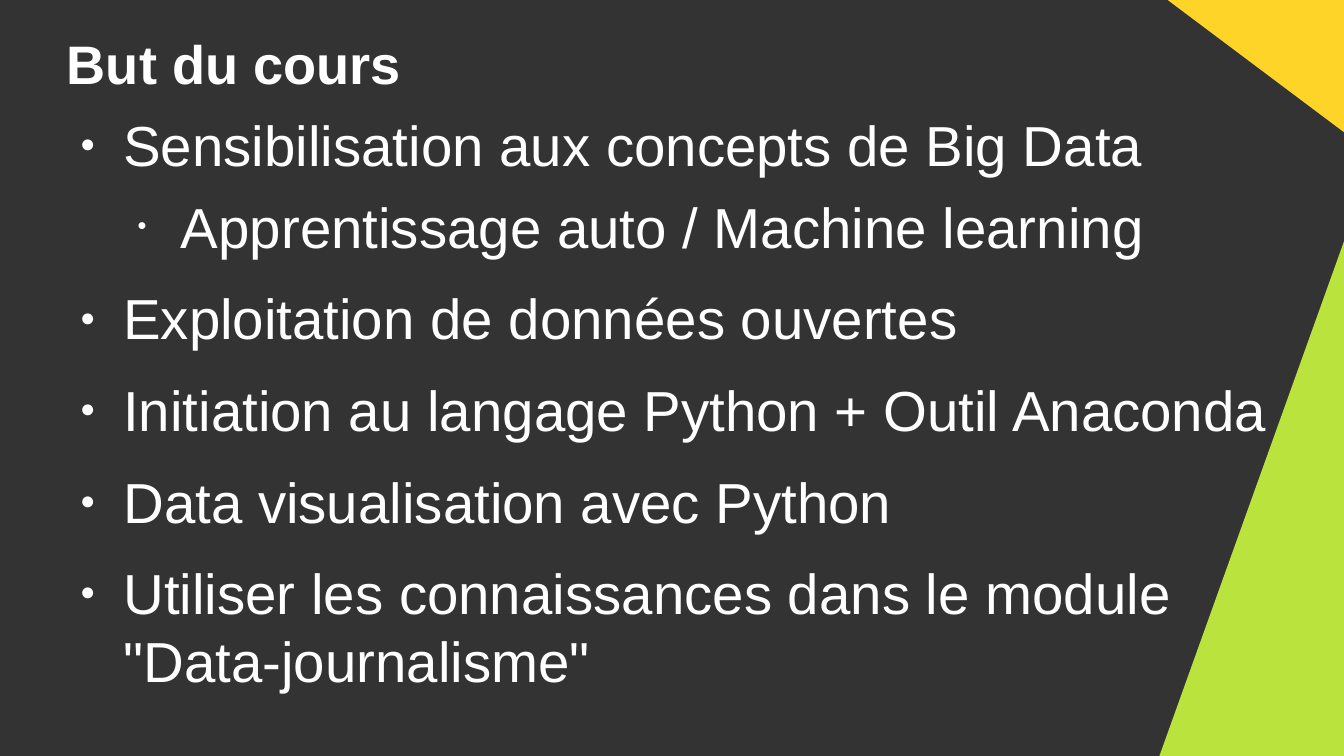
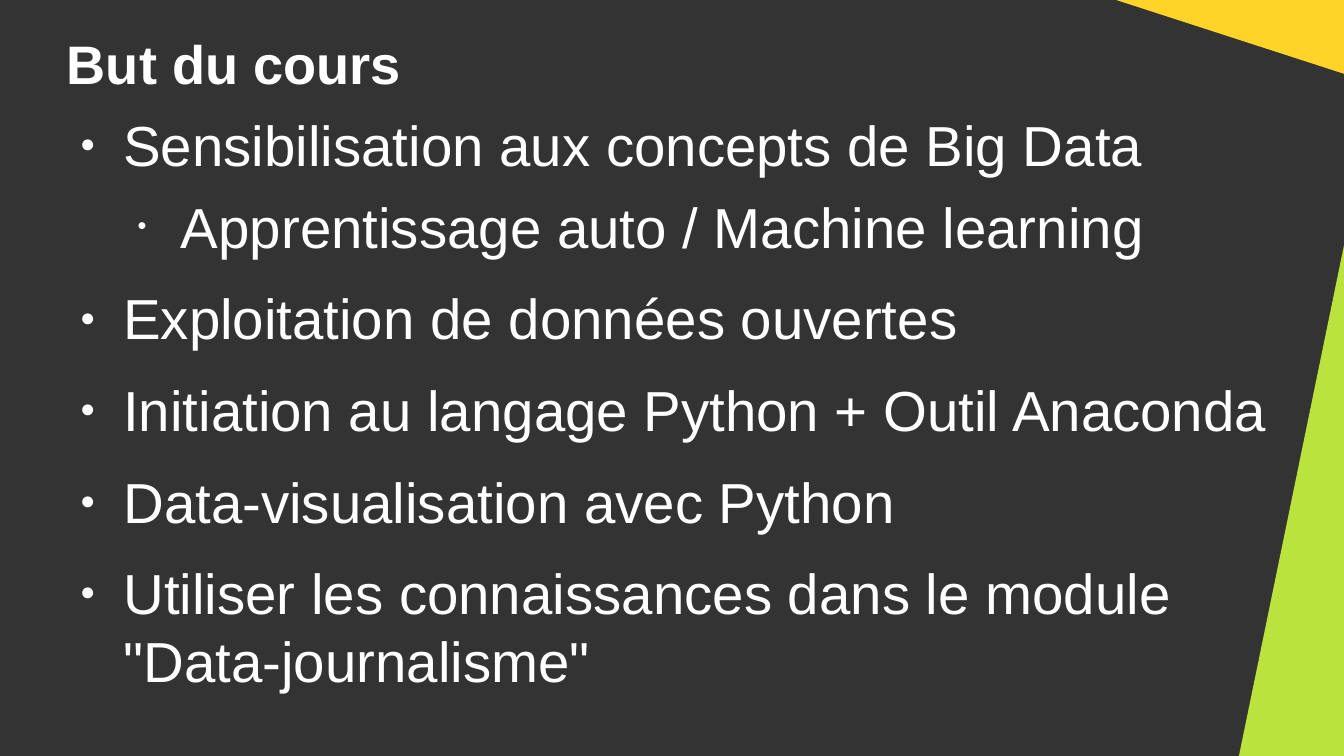
Before and after one commit to DanYellow/cours, a slide deck: slide 3 of big-data-s4/travaux-pratiques/numero-1/presentation.odp. Drawn at 1344x756 pixels with LibreOffice and Linux fonts; fonts in the diff are those of the drawing. Boxes give left, top, right and bottom in pixels: in the first picture for what was removed or moved away, otherwise in the second. Text is boxed around its words. In the diff, an @@ line names an element or a change of style, - is before the commit and + after.

Commit message:
Update big-data course

```diff
--- a/big-data-s4/travaux-pratiques/numero-1/presentation.odp
+++ b/big-data-s4/travaux-pratiques/numero-1/presentation.odp
@@ right triangle: place and size @@
-right triangle at (1159,0,1344,139)
+right triangle at (1095,0,1344,76)
@@ right triangle: place and size @@
-right triangle at (1159,237,1344,756)
+right triangle at (1239,235,1344,756)
@@ text at (123,482,895,533): text changed @@
-● Data visualisation avec Python
+● Data-visualisation avec Python
```
Also in this commit, not shown: 6 other slides changed, 5 other files.
